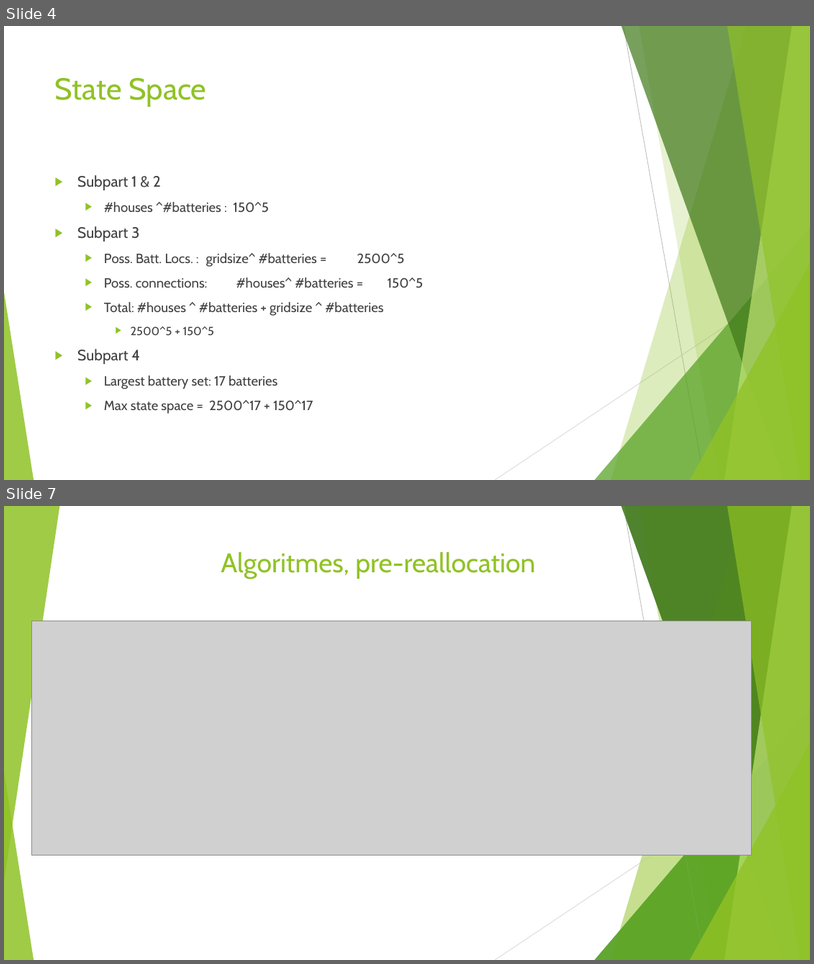
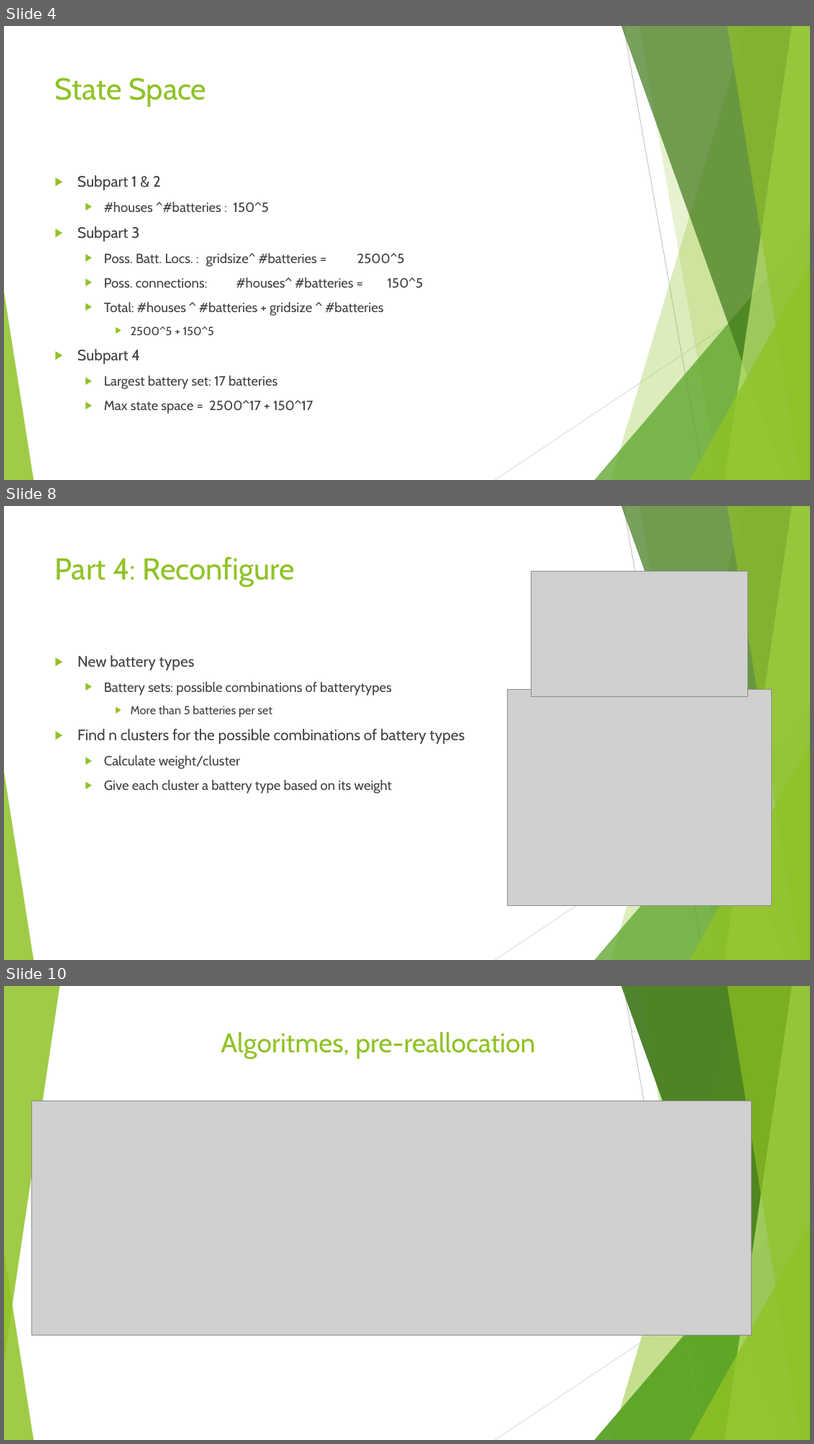
Before and after one commit to JSMR-heuristics/JSMR, a slide deck: EndPres.pptx. Shown one above the other, each under a label of ours: slides 4 and 7 before the commit, slides 4, 8 and 10 after it; the slides between them are not shown. The pictures are 814x964 and 814x1444 pixels, drawn with LibreOffice and Linux fonts; fonts in the diff are those of the drawing; grey boxes stand for pictures. Boxes give left, top, right and bottom in pixels: in the first picture for what was removed or moved away, otherwise in the second. Text is boxed around its words. In the diff, an @@ line names an element or a change of style, - is before the commit and + after.

```diff
--- a/EndPres.pptx
+++ b/EndPres.pptx
@@ slide 8 added at [4,506,810,960], background #FFFFFF; not listed: 10 template elements that a slide beside it also shows @@
@@ title added at [55,556,295,587], 36 pt, text #90C226 @@
+Part 4: Reconfigure
@@ picture added at [531,571,748,696] @@
@@ text added at [77,655,465,793], 16 pt, text #404040 @@
+▶ New battery types
+  ▶ Battery sets: possible combinations of batterytypes
+    ▶ More than 5 batteries per set
+▶ Find n clusters for the possible combinations of battery types
+  ▶ Calculate weight/cluster
+  ▶ Give each cluster a battery type based on its weight
@@ picture added at [507,690,772,906] @@
@@ what was slide 7 is now slide 10 @@
```
Also in this commit, not shown: 4 slides changed, 3 other slides added, 8 other files.
